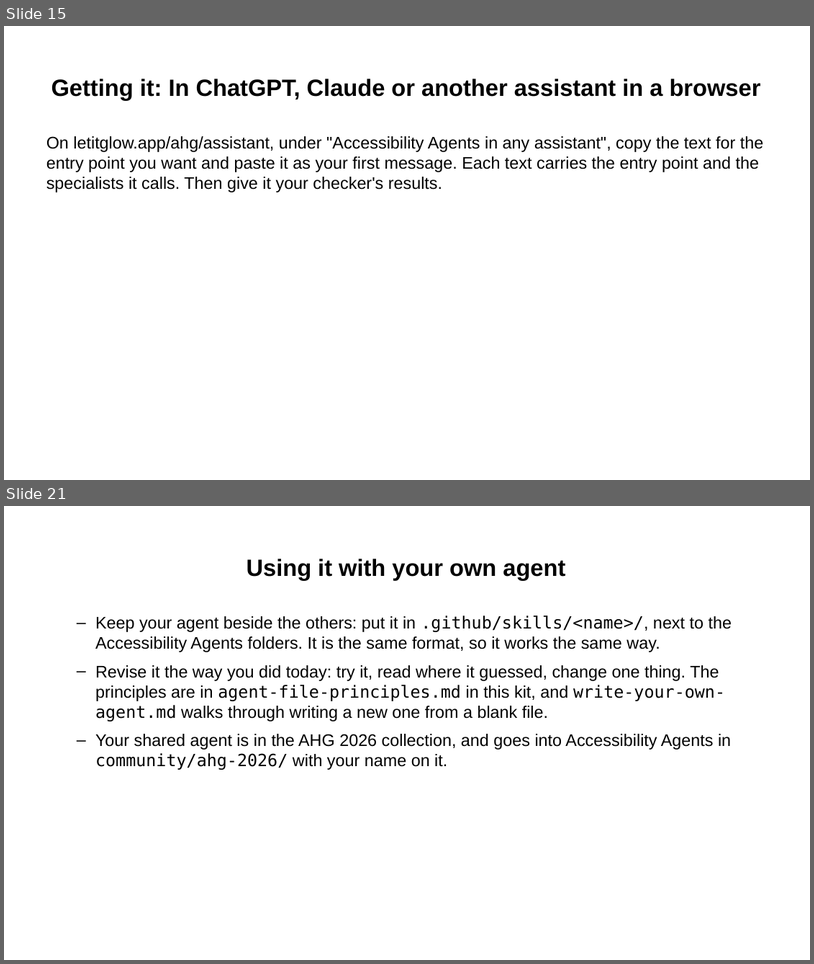
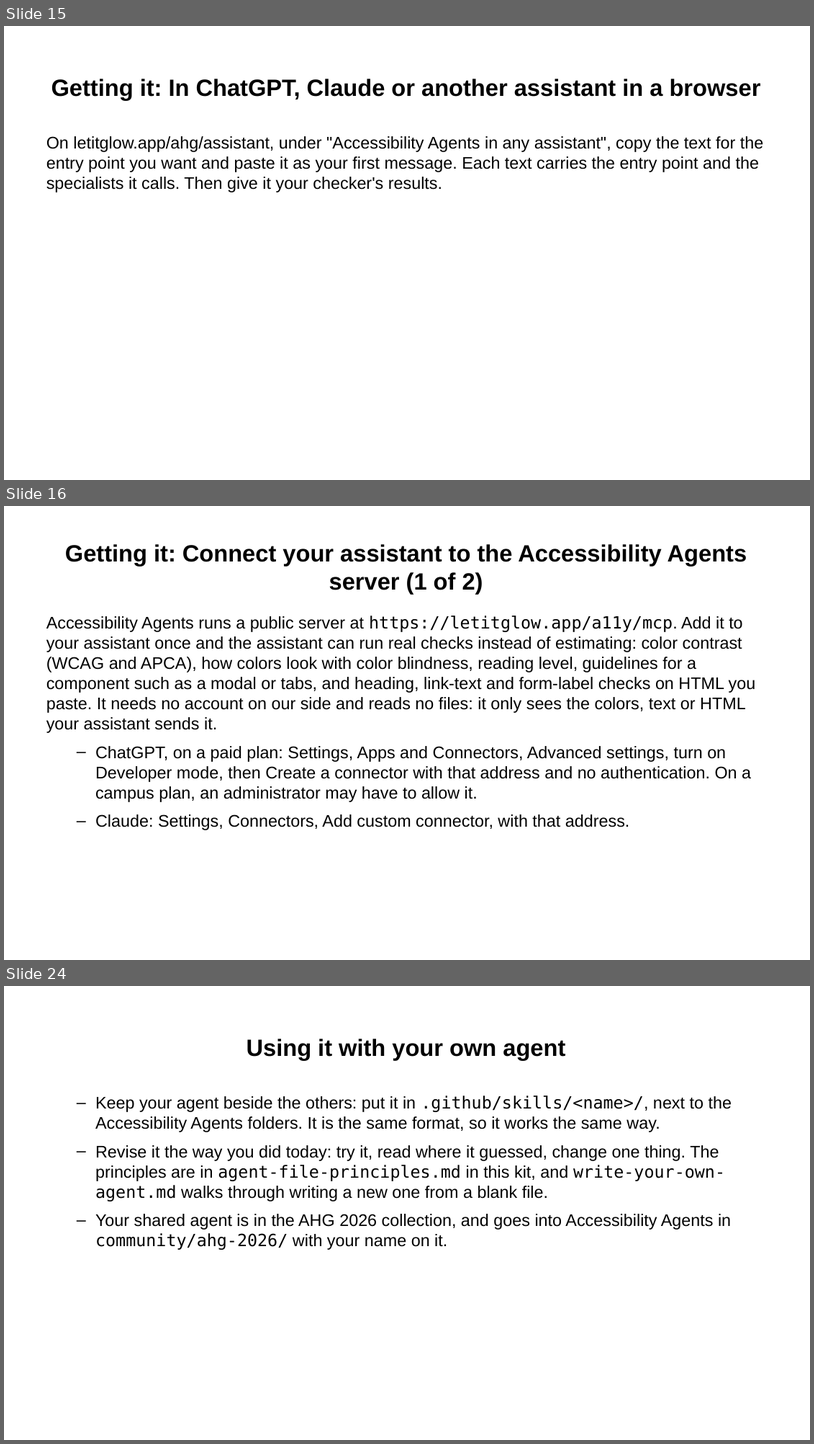
Before and after one commit to Community-Access/glow, a slide deck: docs/ahg-2026/kit/accessibility-agents.pptx. Shown one above the other, each under a label of ours: slides 15 and 21 before the commit, slides 15, 16 and 24 after it; the slides between them are not shown. The pictures are 814x964 and 814x1444 pixels, drawn with LibreOffice and Linux fonts; fonts in the diff are those of the drawing. Boxes give left, top, right and bottom in pixels: in the first picture for what was removed or moved away, otherwise in the second. Text is boxed around its words. In the diff, an @@ line names an element or a change of style, - is before the commit and + after.

```diff
--- a/docs/ahg-2026/kit/accessibility-agents.pptx
+++ b/docs/ahg-2026/kit/accessibility-agents.pptx
@@ slide 16 added at bbox=[4, 506, 810, 960], background #FFFFFF @@
@@ title added at bbox=[65, 544, 748, 594], 28 pt, text #000000, bold @@
+Getting it: Connect your assistant to the Accessibility Agents server (1 of 2)
@@ text added at bbox=[46, 615, 756, 830], 20 pt, text #000000 @@
+Accessibility Agents runs a public server at https://letitglow.app/a11y/mcp. Add it to your assistant once and the assistant can run real checks instead of estimating: color contrast (WCAG and APCA), how colors look with color blindness, reading level, guidelines for a component such as a modal or tabs, and heading, link-text and form-label checks on HTML you paste. It needs no account on our side and reads no files: it only sees the colors, text or HTML your assistant sends it.
+  – ChatGPT, on a paid plan: Settings, Apps and Connectors, Advanced settings, turn on Developer mode, then Create a connector with that address and no authentication. On a campus plan, an administrator may have to allow it.
+  – Claude: Settings, Connectors, Add custom connector, with that address.
@@ what was slide 21 is now slide 24 @@
```
Also in this commit, not shown: 5 slides changed, 2 other slides added, 16 other files.
